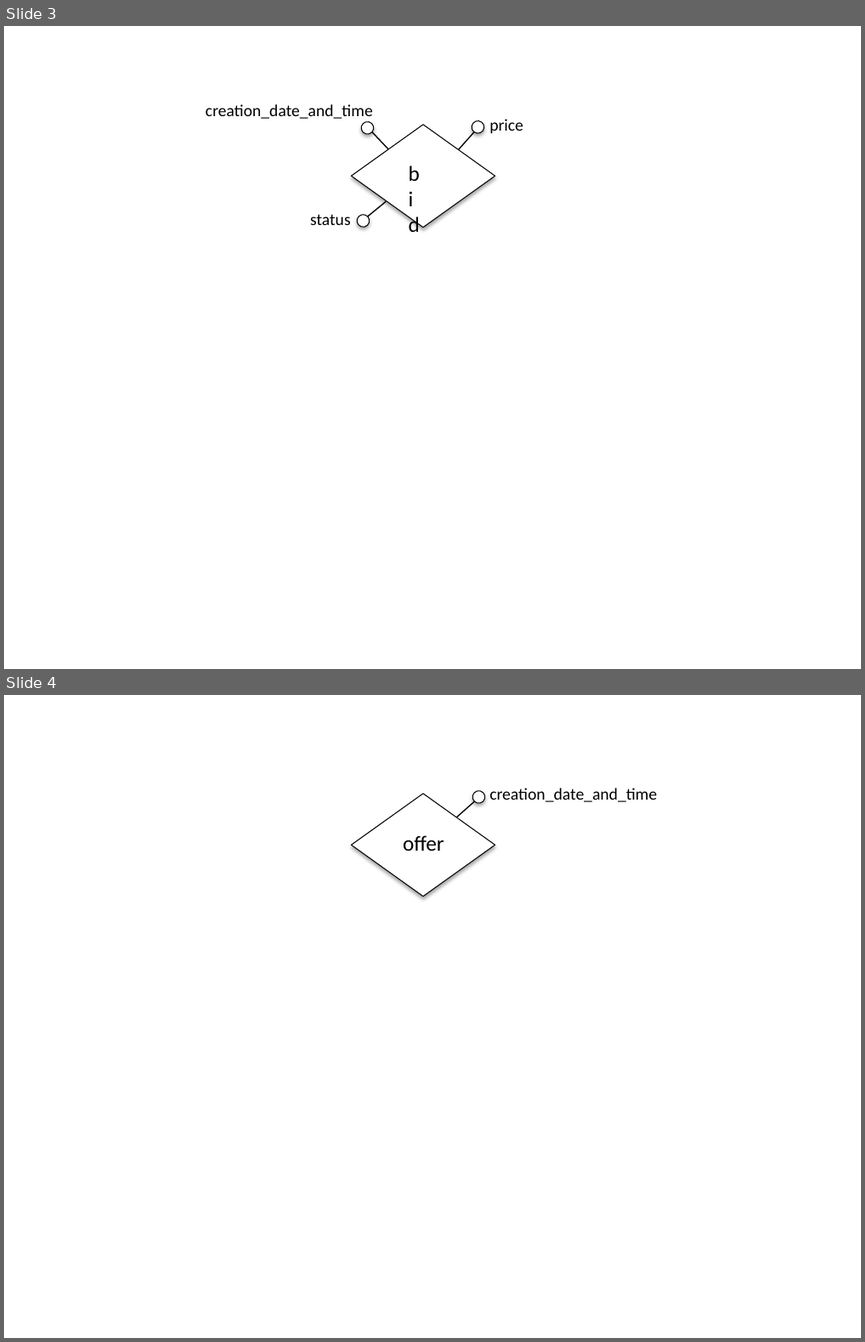
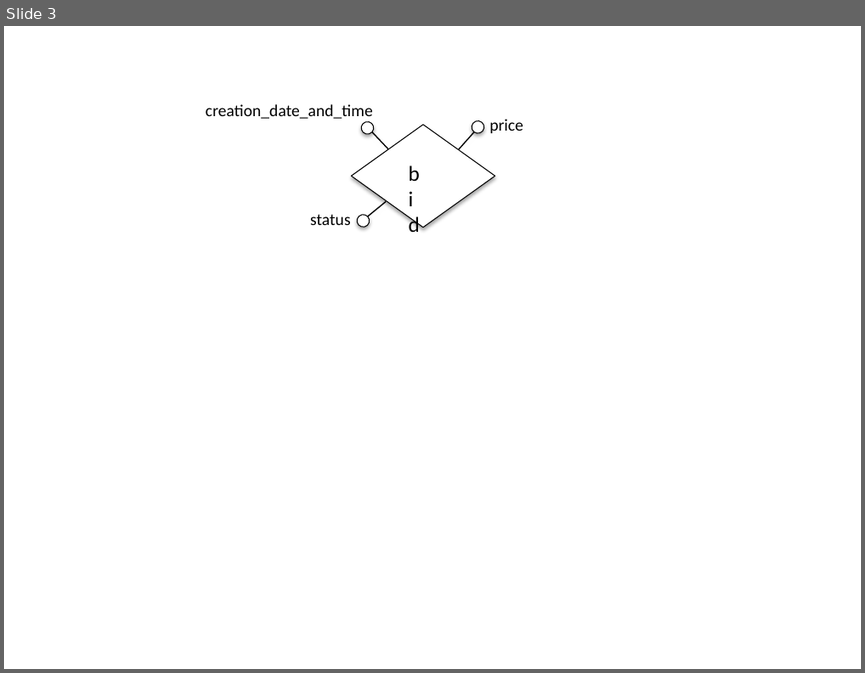
Before and after one commit to jonathantjm/carpool, a slide deck: ER Diagram.pptx. Shown one above the other, each under a label of ours: slides 3 and 4 before the commit, slide 3 after it. The pictures are 865x1342 and 865x673 pixels, drawn with LibreOffice and Linux fonts; fonts in the diff are those of the drawing. Boxes give left, top, right and bottom in pixels: in the first picture for what was removed or moved away, otherwise in the second. Text is boxed around its words. In the diff, an @@ line names an element or a change of style, - is before the commit and + after.

```diff
--- a/ER Diagram.pptx
+++ b/ER Diagram.pptx
@@ slide 4 removed at [4,695,861,1338], background #FFFFFF @@
@@ diamond removed at [351,794,495,896] @@
@@ ellipse removed at [470,789,487,805] @@
@@ text removed at [489,788,657,802] @@
-creation_date_and_time
@@ line removed from (475, 800) to (456, 817) @@
@@ text removed at [403,835,444,851] @@
-offer
```
Also in this commit, not shown: 1 slide changed, 3 slides added.
